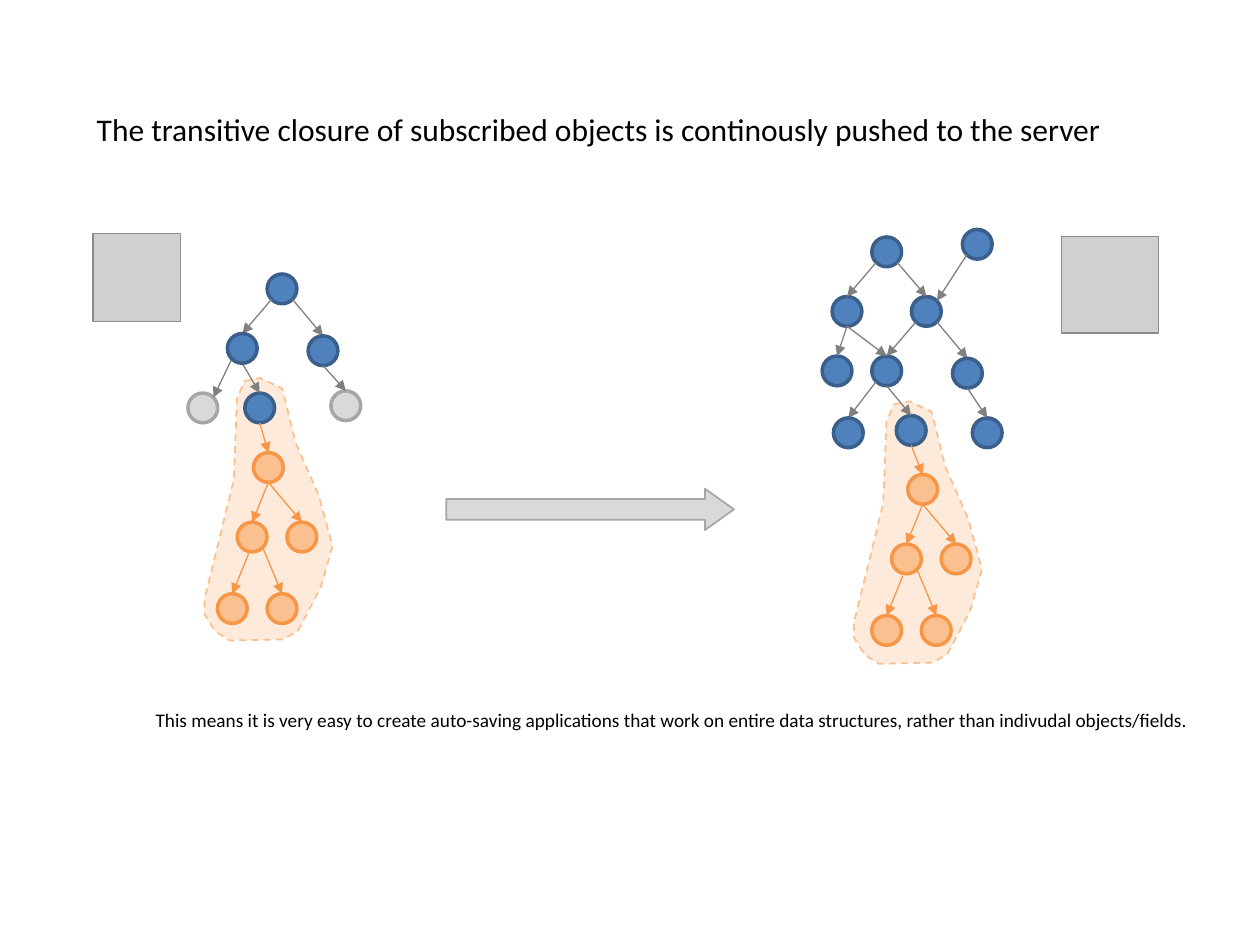
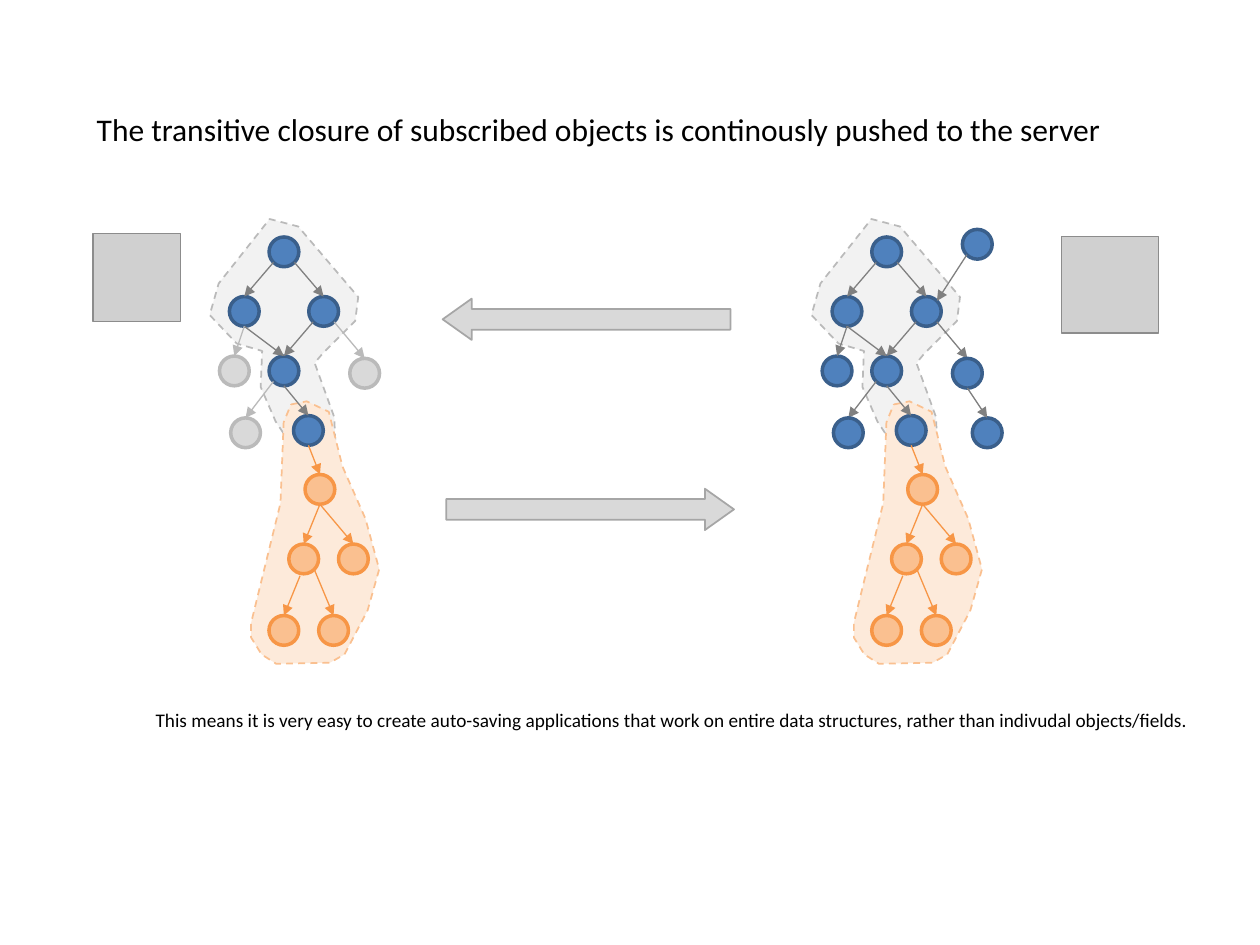
Before and after one commit to erobwen/liquid, a slide deck: slide 5 of documents/Liquid.pptx. Drawn at 1260x945 pixels with LibreOffice and Linux fonts; fonts in the diff are those of the drawing; grey boxes stand for pictures. Boxes give left, top, right and bottom in pixels: in the first picture for what was removed or moved away, otherwise in the second. Text is boxed around its words. In the diff, an @@ line names an element or a change of style, - is before the commit and + after.

```diff
--- a/documents/Liquid.pptx
+++ b/documents/Liquid.pptx
@@ freeform shape added at [209,219,358,454], fill #F2F2F2, outline #BABABA 1 pt dashed @@
@@ ellipse: place and size @@
-ellipse at [267,273,297,304]
+ellipse at [270,237,300,267]
@@ freeform shape added at [811,219,960,454], fill #F2F2F2, outline #BABABA 1 pt dashed @@
@@ arrow added from (295, 262) to (324, 296), #808080 0.75 pt @@
@@ 2 ellipses, 1 arrow: place and size @@
-2 ellipses, 1 arrow at [228,300,339,367]
+2 ellipses, 1 arrow at [229,262,339,326]
@@ right arrow added at [442,299,730,340], fill #D9D9D9, outline #A6A6A6 1 pt @@
@@ arrow added from (244, 326) to (234, 357), #BABABA 0.75 pt @@
@@ arrow moved from (242, 363) - (260, 393) to (244, 326) - (284, 357) @@
@@ arrow moved from (292, 300) - (323, 336) to (314, 323) - (284, 357) @@
@@ arrow added from (334, 323) to (364, 358), #BABABA 0.75 pt @@
@@ ellipse added at [219,357,249,387], fill #D9D9D9, outline #BABABA 2 pt @@
@@ ellipse: place and size @@
-ellipse at [244,393,275,423]
+ellipse at [270,357,300,387]
@@ ellipse: place and size @@
-ellipse at [331,391,362,421]
+ellipse at [350,358,381,388]
@@ ellipse at [350,358,381,388]: outline #A6A6A6 2 pt to #BABABA 2 pt @@
@@ arrow moved from (232, 359) - (213, 397) to (273, 382) - (246, 418) @@
@@ arrow (273, 382) - (246, 418): stroke #808080 0.75 pt to #BABABA 0.75 pt @@
@@ arrow moved from (323, 365) - (346, 391) to (284, 386) - (309, 416) @@
@@ ellipse: place and size @@
-ellipse at [188,393,218,423]
+ellipse at [231,418,261,449]
@@ ellipse at [231,418,261,449]: outline #A6A6A6 2 pt to #BABABA 2 pt @@
@@ freeform shape: place and size @@
-freeform shape at [204,378,333,640]
+freeform shape at [251,402,379,664]
@@ ellipse added at [294,416,324,446], fill #4F81BD, outline #3A5F8C 2 pt @@
@@ 3 arrows: place and size @@
-3 arrows at [252,423,302,522]
+3 arrows at [304,445,354,544]
@@ ellipse: place and size @@
-ellipse at [253,452,284,483]
+ellipse at [305,475,335,505]
@@ ellipse: place and size @@
-ellipse at [287,522,318,552]
+ellipse at [289,544,319,575]
@@ ellipse: place and size @@
-ellipse at [237,522,267,552]
+ellipse at [339,544,369,575]
@@ arrow moved from (263, 548) - (282, 593) to (300, 576) - (284, 616) @@
@@ arrow moved from (248, 554) - (232, 593) to (314, 570) - (334, 616) @@
@@ ellipse: place and size @@
-ellipse at [267,593,297,624]
+ellipse at [270,616,300,646]
@@ ellipse: place and size @@
-ellipse at [218,593,248,624]
+ellipse at [319,616,349,646]
```
Also in this commit, not shown: 4 slides added, 1 other file.
